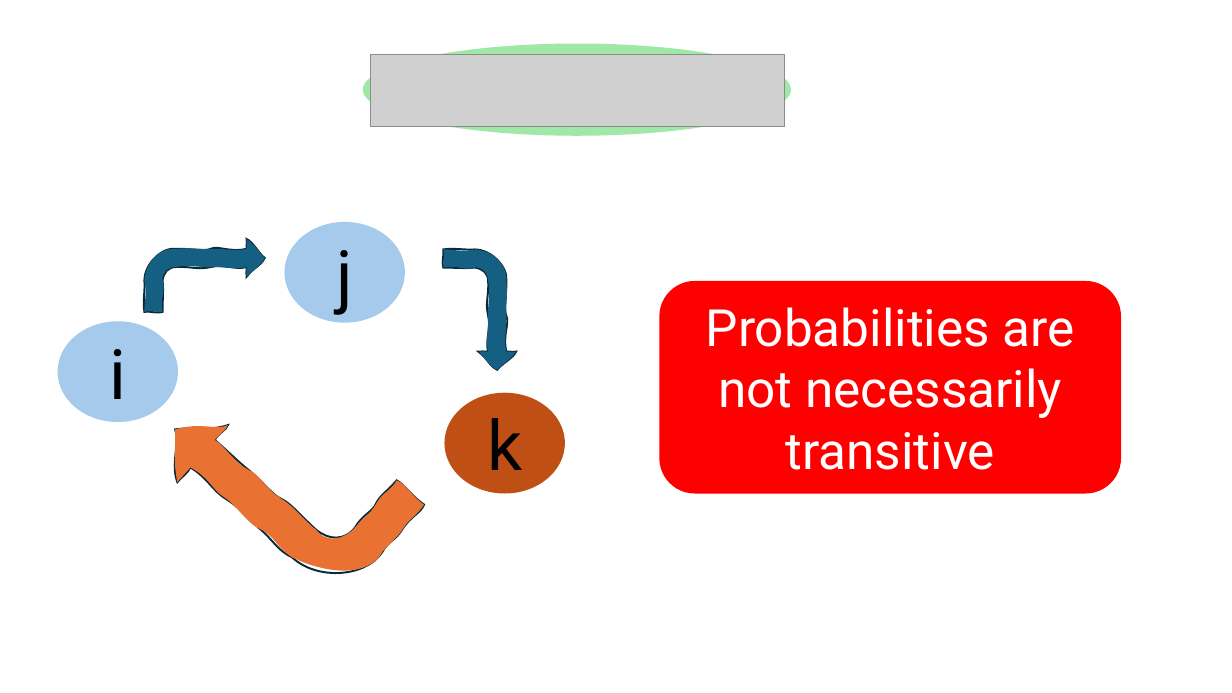
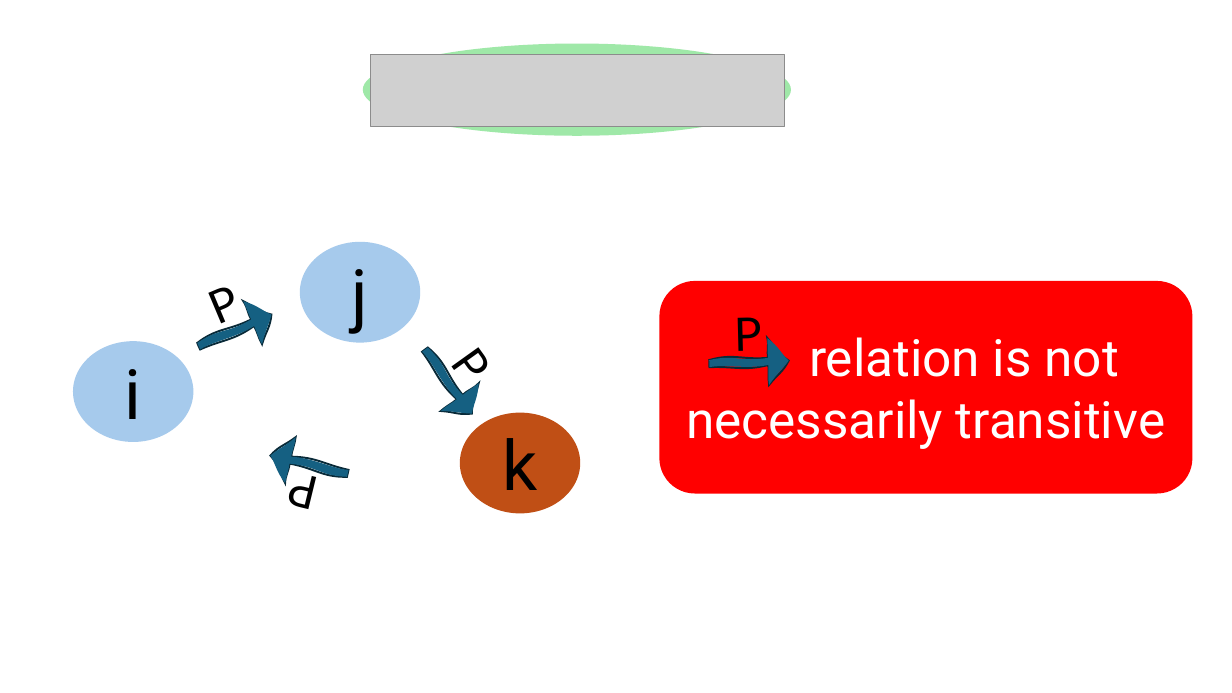
Before and after one commit to HaseebLUMS/Onyx-Presentation, a slide deck: slide 26 of tommy_hotnets_v2.pptx (slide 32 before the commit). Drawn at 1232x693 pixels with LibreOffice and Linux fonts; fonts in the diff are those of the drawing; grey boxes stand for pictures. Boxes give left, top, right and bottom in pixels: in the first picture for what was removed or moved away, otherwise in the second. Text is boxed around its words. In the diff, an @@ line names an element or a change of style, - is before the commit and + after.

Commit message:
updated

```diff
--- a/tommy_hotnets_v2.pptx
+++ b/tommy_hotnets_v2.pptx
@@ freeform shape at [189,293,281,368]: rotation 0 to 336 degrees; outline redrawn @@
@@ text added at [217,287,243,334], 36 pt, text #000000 @@
+P
@@ rounded rectangle "relation is not necessarily transitive": place and size @@
-rounded rectangle "relation is not necessarily transitive" at [660,281,1122,494]
+rounded rectangle "relation is not necessarily transitive" at [660,281,1193,494]
@@ text added at [734,317,762,360], 36 pt, text #000000 @@
+P
@@ freeform shape at [406,336,491,428]: rotation 90 to 53 degrees; outline redrawn @@
@@ text in rounded rectangle at [686,337,1165,449]: text changed @@
-Probabilities are not necessarily transitive
+relation is not necessarily transitive
@@ freeform shape at [709,338,790,388]: fill #E97132 to #156082; rotation 221 to 357 degrees; outline redrawn @@
@@ text added at [439,365,494,386], 36 pt, text #000000 @@
+P
@@ 3 ellipses: place and size @@
-3 ellipses at [57,222,565,494]
+3 ellipses at [73,242,580,514]
@@ freeform shape added at [266,433,354,496], fill #156082, outline #092A39 1.5 pt @@
@@ text added at [294,476,321,509], 36 pt, text #000000 @@
+P
```
Also in this commit, not shown: 13 other slides changed, 2 slides added, 8 slides removed.
